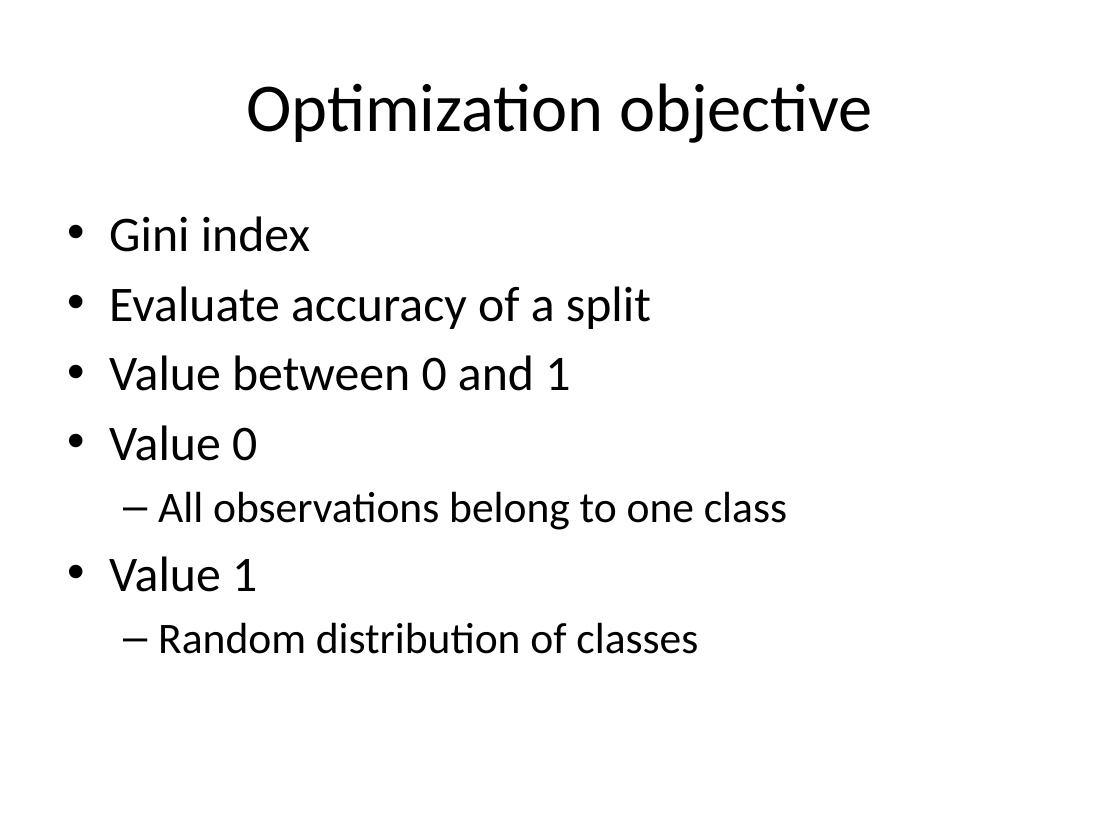
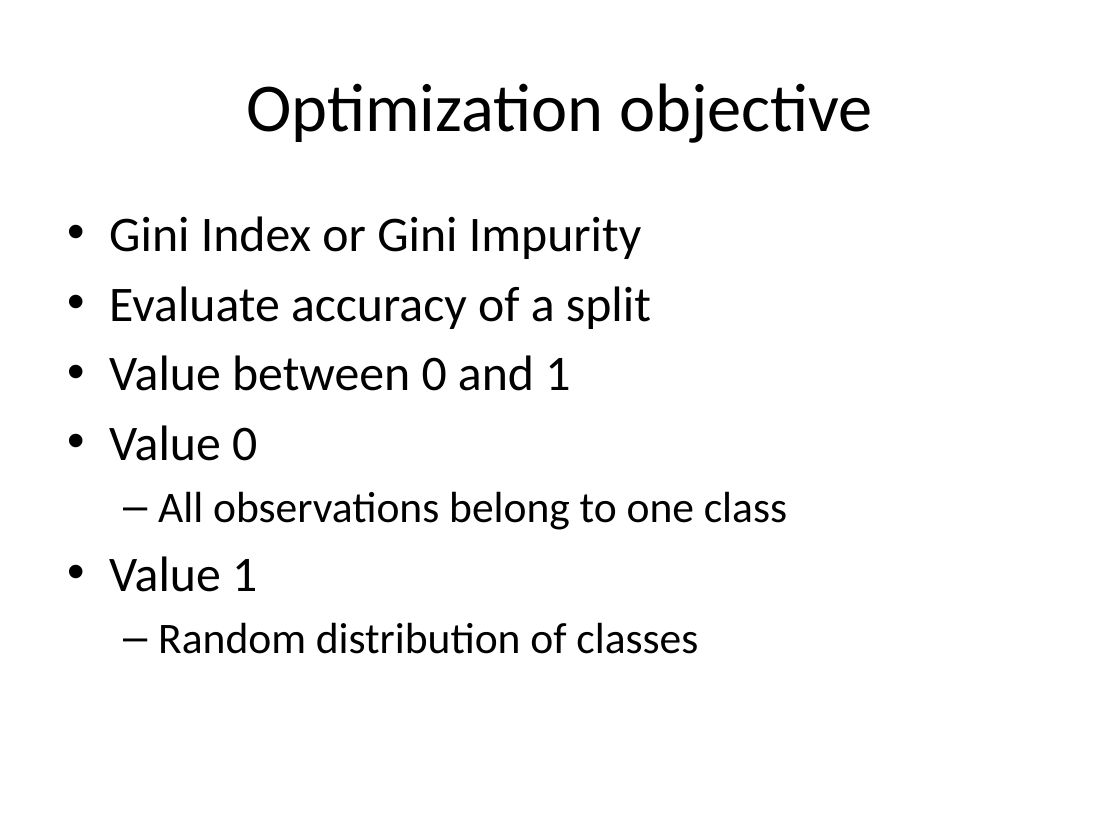
Before and after one commit to look4pritam/ArtificialIntelligence, a slide deck: slide 8 of MachineLearning/DecisionTree.pptx. Drawn at 1120x840 pixels with LibreOffice and Linux fonts; fonts in the diff are those of the drawing. Boxes give left, top, right and bottom in pixels: in the first picture for what was removed or moved away, otherwise in the second. Text is boxed around its words. In the diff, an @@ line names an element or a change of style, - is before the commit and + after.

```diff
--- a/MachineLearning/DecisionTree.pptx
+++ b/MachineLearning/DecisionTree.pptx
@@ text at (x1=109, y1=216, x2=641, y2=259): text changed @@
-• Gini index
+• Gini Index or Gini Impurity
```
Also in this commit, not shown: 3 other slides changed.
